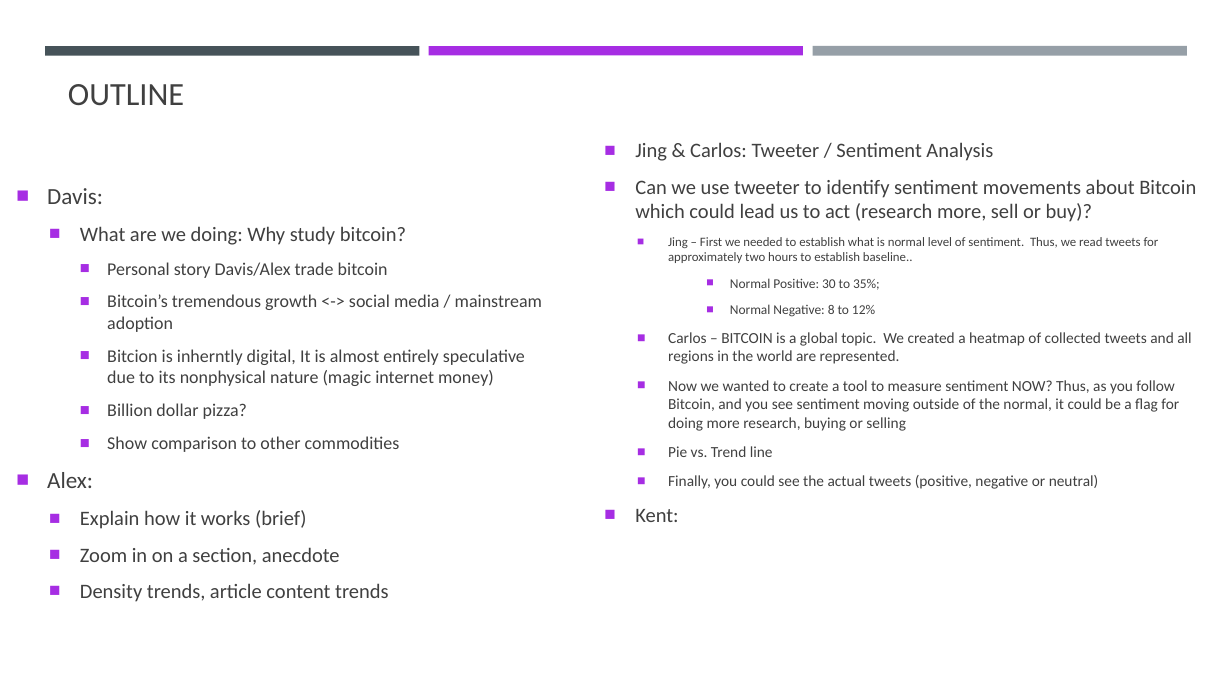
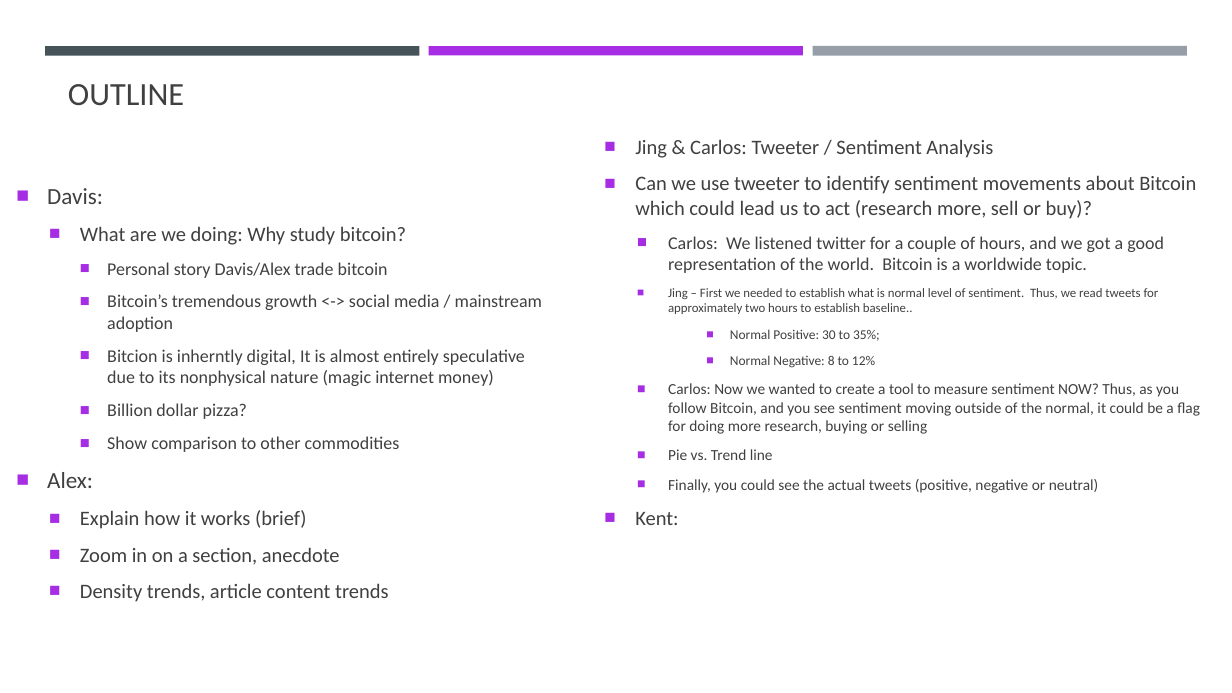
Before and after one commit to 4890A/bitcoin-media, a slide deck: slide 2 of CEM Powerpoint/Bitcoin presentation.pptx. Drawn at 1232x693 pixels with LibreOffice and Linux fonts; fonts in the diff are those of the drawing. Boxes give left, top, right and bottom in pixels: in the first picture for what was removed or moved away, otherwise in the second. Text is boxed around its words. In the diff, an @@ line names an element or a change of style, - is before the commit and + after.

Commit message:
ten

```diff
--- a/CEM Powerpoint/Bitcoin presentation.pptx
+++ b/CEM Powerpoint/Bitcoin presentation.pptx
@@ text at (668,236,1164,273): paragraph added @@
+  ■ Carlos: We listened twitter for a couple of hours, and we got a good representation of the world. Bitcoin is a worldwide topic.
@@ text at (668,383,1200,434): text changed @@
-  ■ Carlos – BITCOIN is a global topic. We created a heatmap of collected tweets and all regions in the world are represented.
-  ■ Now we wanted to create a tool to measure sentiment NOW? Thus, as you follow Bitcoin, and you see sentiment moving outside of the normal, it could be a flag for doing more research, buying or selling
+  ■ Carlos: Now we wanted to create a tool to measure sentiment NOW? Thus, as you follow Bitcoin, and you see sentiment moving outside of the normal, it could be a flag for doing more research, buying or selling
```
Also in this commit, not shown: 1 other slide changed, 1 slide added, 1 slide removed.
